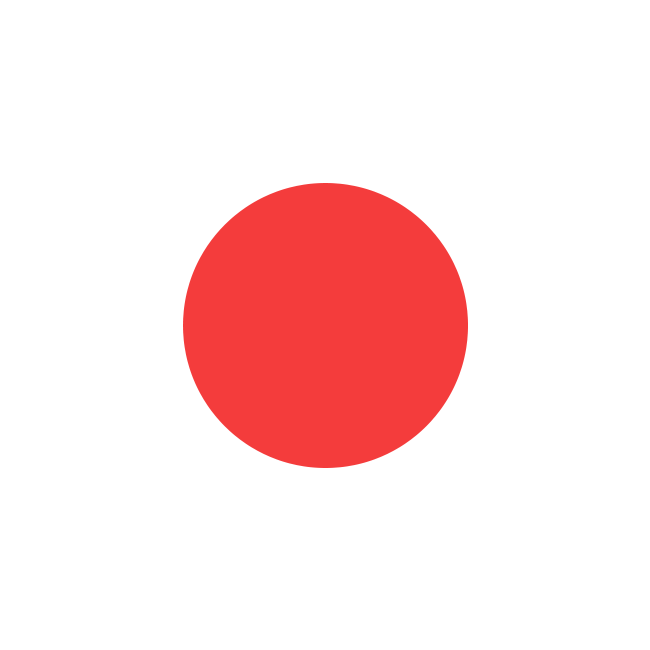
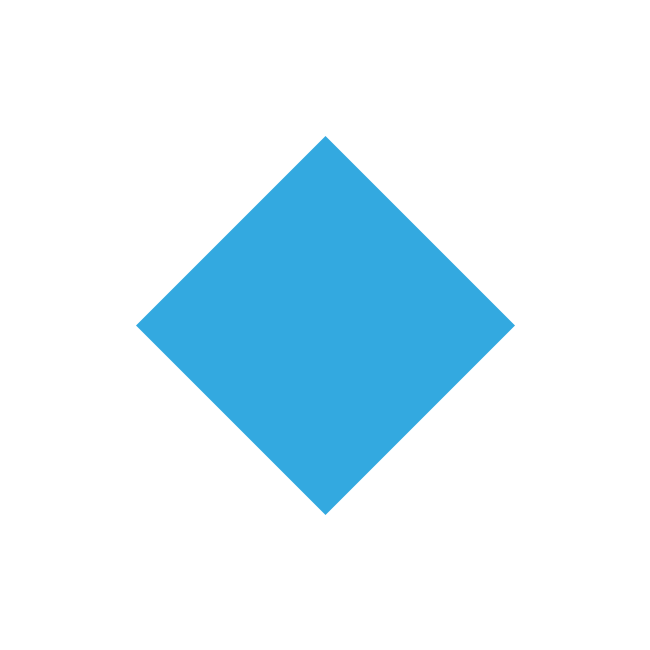
The second 650 x 650 image is a revision of the first. Changes to its layers:
added layer "Rectangle 1" above "Ellipse 1" over [136, 136, 515, 515]
hid "Ellipse 1" over [183, 183, 468, 468]
